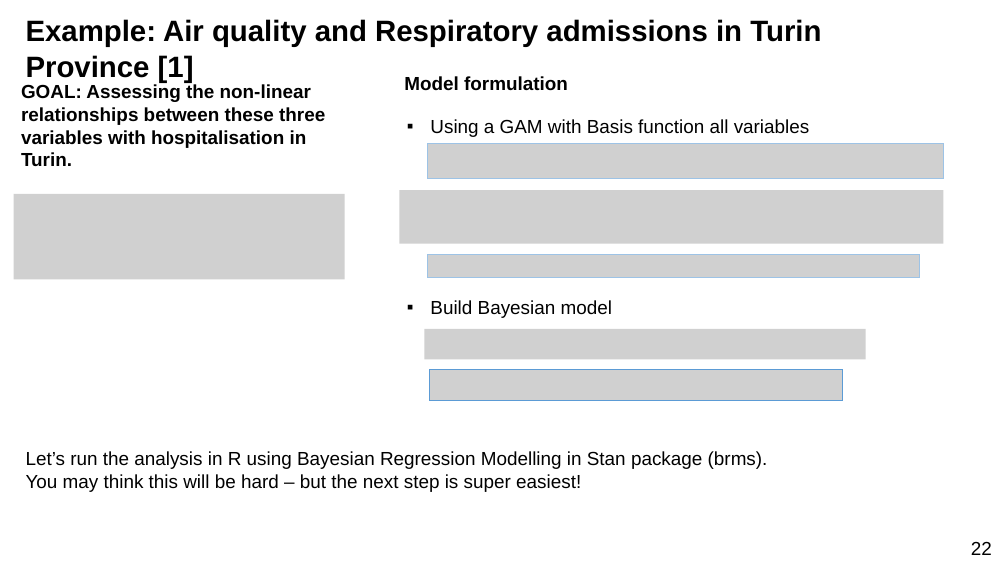
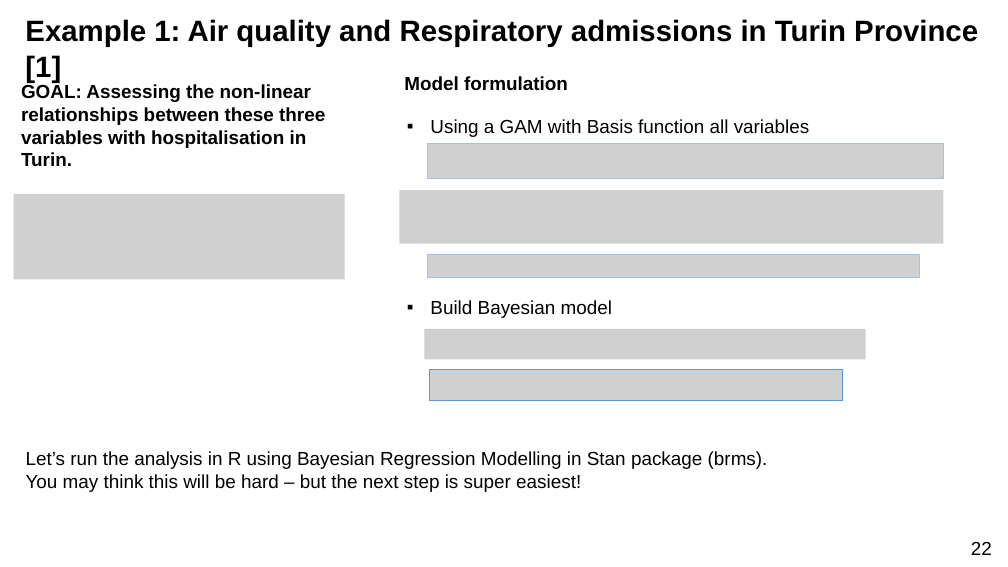
Before and after one commit to UCLPG-MSC-SGDS/GEOG0125, a slide deck: slide 22 of Lecture_notes_ppt/GEOG0125 Week 3 Lecture - Bayesian GAMs.pptx. Drawn at 1008x567 pixels with LibreOffice and Linux fonts; fonts in the diff are those of the drawing; grey boxes stand for pictures. Boxes give left, top, right and bottom in pixels: in the first picture for what was removed or moved away, otherwise in the second. Text is boxed around its words. In the diff, an @@ line names an element or a change of style, - is before the commit and + after.

```diff
--- a/Lecture_notes_ppt/GEOG0125 Week 3 Lecture - Bayesian GAMs.pptx
+++ b/Lecture_notes_ppt/GEOG0125 Week 3 Lecture - Bayesian GAMs.pptx
@@ text at [25,19,978,47]: text changed @@
-Example: Air quality and Respiratory admissions in Turin Province [1]
+Example 1: Air quality and Respiratory admissions in Turin Province [1]
```
Also in this commit, not shown: 6 other slides changed, 2 slides added, 6 other files.
